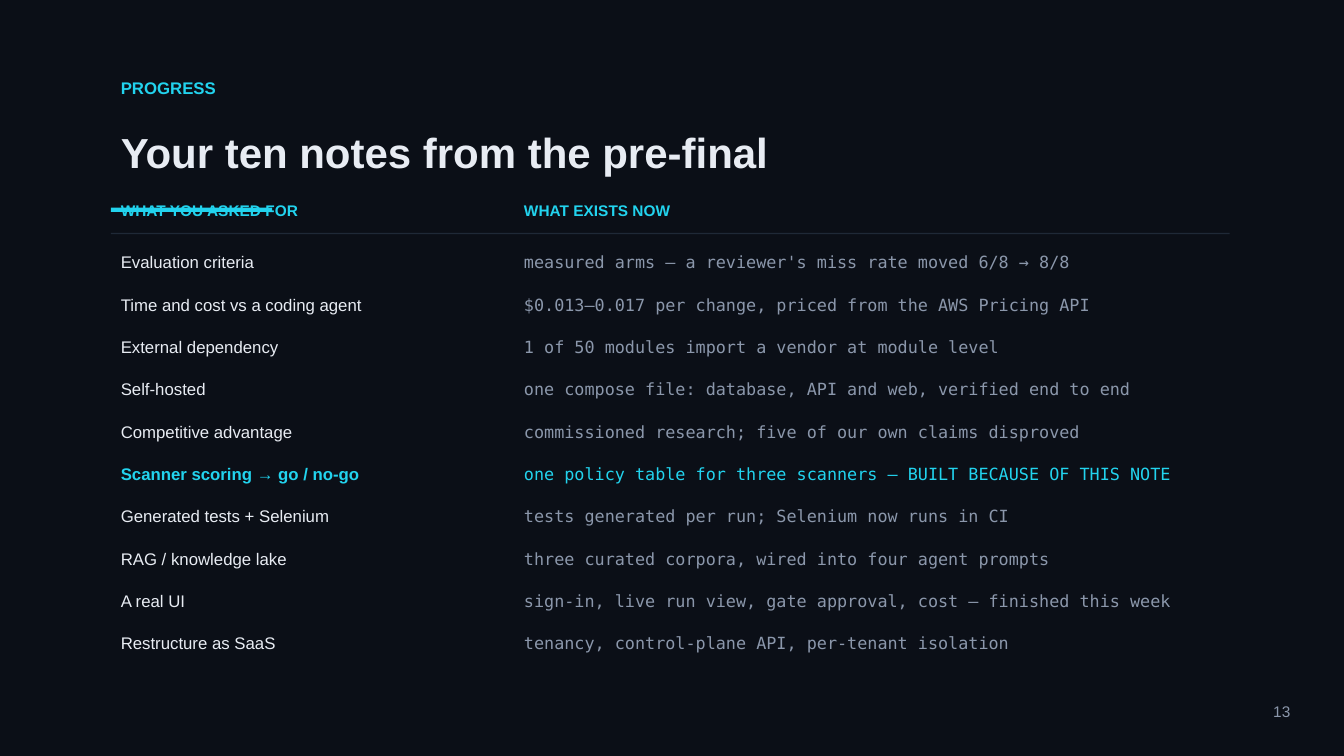
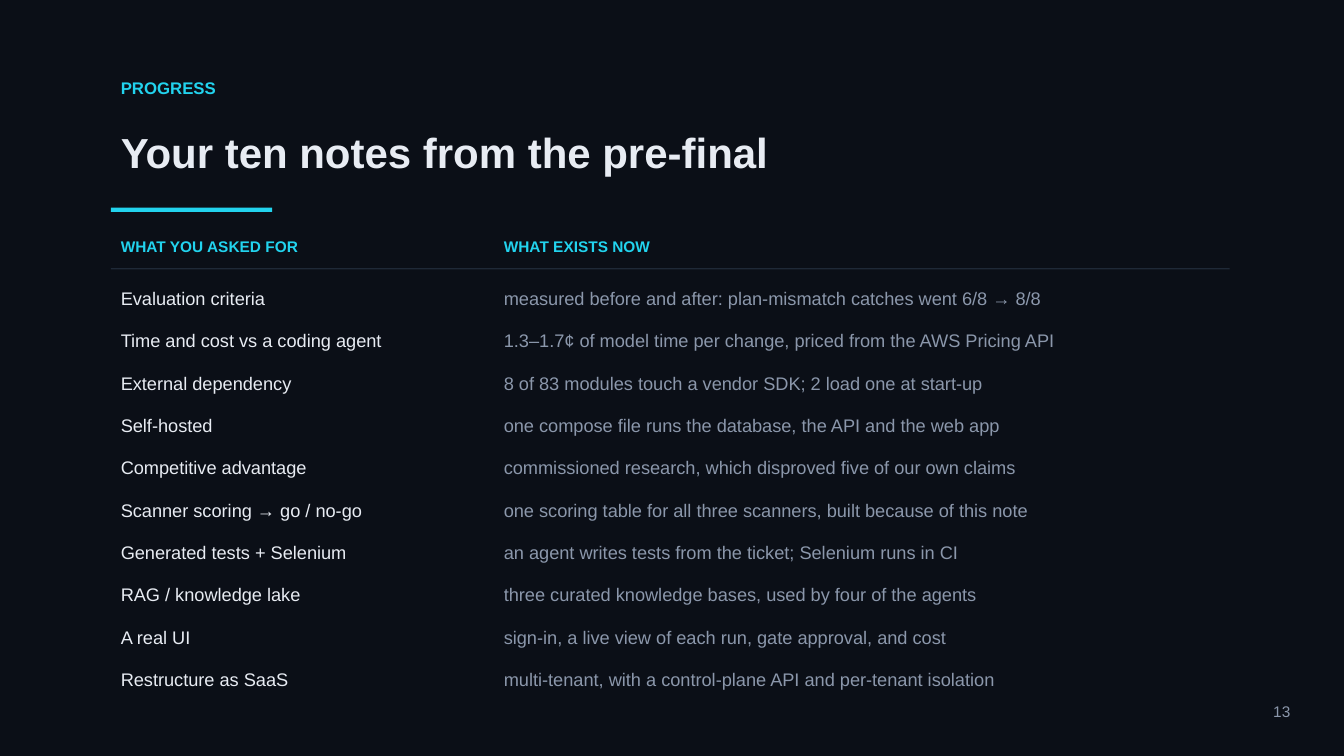
Before and after one commit to mohamedsorour1998/technical-presentations, a slide deck: slide 13 of talks/devops-hackathon-final/pitch/TheAgentOrg-Final.pptx. Drawn at 1344x756 pixels with LibreOffice and Linux fonts; fonts in the diff are those of the drawing. Boxes give left, top, right and bottom in pixels: in the first picture for what was removed or moved away, otherwise in the second. Text is boxed around its words. In the diff, an @@ line names an element or a change of style, - is before the commit and + after.

```diff
--- a/talks/devops-hackathon-final/pitch/TheAgentOrg-Final.pptx
+++ b/talks/devops-hackathon-final/pitch/TheAgentOrg-Final.pptx
@@ text "WHAT YOU ASKED FOR" rewrapped from (121, 204, 298, 220) to (121, 241, 298, 252) @@
@@ text "WHAT EXISTS NOW": place and size @@
-text "WHAT EXISTS NOW" at (524, 205, 670, 216)
+text "WHAT EXISTS NOW" at (504, 241, 650, 252)
@@ rectangle: place and size @@
-rectangle at (111, 233, 1230, 234)
+rectangle at (111, 268, 1230, 269)
@@ text "Evaluation criteria": place and size @@
-text "Evaluation criteria" at (121, 256, 254, 268)
+text "Evaluation criteria" at (121, 291, 265, 305)
@@ text at (504, 292, 1041, 309): text changed; size 12 to 13 pt; font DejaVu Sans Mono to Arial @@
-measured arms — a reviewer's miss rate moved 6/8 → 8/8
+measured before and after: plan-mismatch catches went 6/8 → 8/8
@@ text "Time and cost vs a ...": place and size @@
-text "Time and cost vs a ..." at (121, 299, 362, 315)
+text "Time and cost vs a ..." at (121, 333, 381, 351)
@@ text at (504, 334, 1054, 351): text changed; size 12 to 13 pt; font DejaVu Sans Mono to Arial @@
-$0.013–0.017 per change, priced from the AWS Pricing API
+1.3–1.7¢ of model time per change, priced from the AWS Pricing API
@@ text "External dependency": place and size @@
-text "External dependency" at (121, 341, 278, 357)
+text "External dependency" at (121, 376, 291, 394)
@@ text at (504, 377, 983, 394): text changed; size 12 to 13 pt; font DejaVu Sans Mono to Arial @@
-1 of 50 modules import a vendor at module level
+8 of 83 modules touch a vendor SDK; 2 load one at start-up
@@ text "Self-hosted": place and size @@
-text "Self-hosted" at (121, 383, 206, 395)
+text "Self-hosted" at (121, 418, 213, 432)
@@ text at (504, 419, 999, 436): text changed; size 12 to 13 pt; font DejaVu Sans Mono to Arial @@
-one compose file: database, API and web, verified end to end
+one compose file runs the database, the API and the web app
@@ text "Competitive advantage": place and size @@
-text "Competitive advantage" at (121, 426, 292, 442)
+text "Competitive advantage" at (121, 460, 307, 478)
@@ text at (504, 461, 1015, 478): text changed; size 12 to 13 pt; font DejaVu Sans Mono to Arial @@
-commissioned research; five of our own claims disproved
+commissioned research, which disproved five of our own claims
@@ text "Scanner scoring → go / ...": place and size @@
-text "Scanner scoring → go / ..." at (121, 468, 360, 484)
+text "Scanner scoring → go / ..." at (121, 503, 362, 521)
@@ text "Scanner scoring → go / ..." at (121, 503, 362, 521): size 12 to 13 pt, text colour #22D3EE to #E8ECF3, bold off @@
@@ text at (504, 504, 1027, 521): text changed; size 12 to 13 pt; font DejaVu Sans Mono to Arial; text colour #22D3EE to #8B97AB @@
-one policy table for three scanners — BUILT BECAUSE OF THIS NOTE
+one scoring table for all three scanners, built because of this note
@@ text "Generated tests + Selenium": place and size @@
-text "Generated tests + Selenium" at (121, 510, 329, 522)
+text "Generated tests + Selenium" at (121, 545, 347, 559)
@@ text at (504, 546, 958, 563): text changed; size 12 to 13 pt; font DejaVu Sans Mono to Arial @@
-tests generated per run; Selenium now runs in CI
+an agent writes tests from the ticket; Selenium runs in CI
@@ text "RAG / knowledge lake": place and size @@
-text "RAG / knowledge lake" at (121, 553, 287, 569)
+text "RAG / knowledge lake" at (121, 587, 300, 605)
@@ text at (504, 588, 977, 605): text changed; size 12 to 13 pt; font DejaVu Sans Mono to Arial @@
-three curated corpora, wired into four agent prompts
+three curated knowledge bases, used by four of the agents
@@ text "A real UI": place and size @@
-text "A real UI" at (121, 595, 185, 607)
+text "A real UI" at (121, 631, 190, 644)
@@ text at (504, 631, 946, 648): text changed; size 12 to 13 pt; font DejaVu Sans Mono to Arial @@
-sign-in, live run view, gate approval, cost — finished this week
+sign-in, a live view of each run, gate approval, and cost
@@ size 12 to 13 pt in 9 elements at (121, 291, 265, 305), (121, 333, 381, 351), (121, 376, 291, 394), (121, 418, 213, 432), (121, 460, 307, 478), (121, 545, 347, 559), (121, 587, 300, 605), (121, 631, 190, 644), (121, 673, 288, 686) @@
@@ text "Restructure as SaaS": place and size @@
-text "Restructure as SaaS" at (121, 637, 275, 649)
+text "Restructure as SaaS" at (121, 673, 288, 686)
@@ text at (504, 673, 995, 690): text changed; size 12 to 13 pt; font DejaVu Sans Mono to Arial @@
-tenancy, control-plane API, per-tenant isolation
+multi-tenant, with a control-plane API and per-tenant isolation
```
Also in this commit, not shown: 14 other slides changed, 3 other files.
